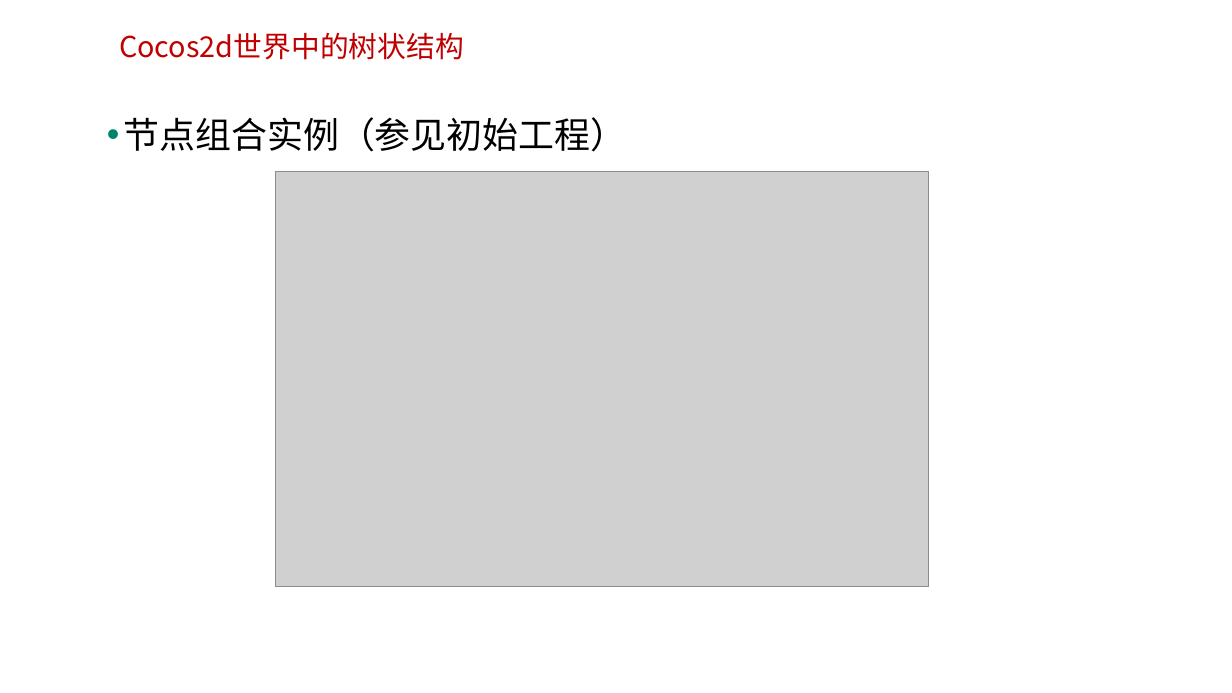
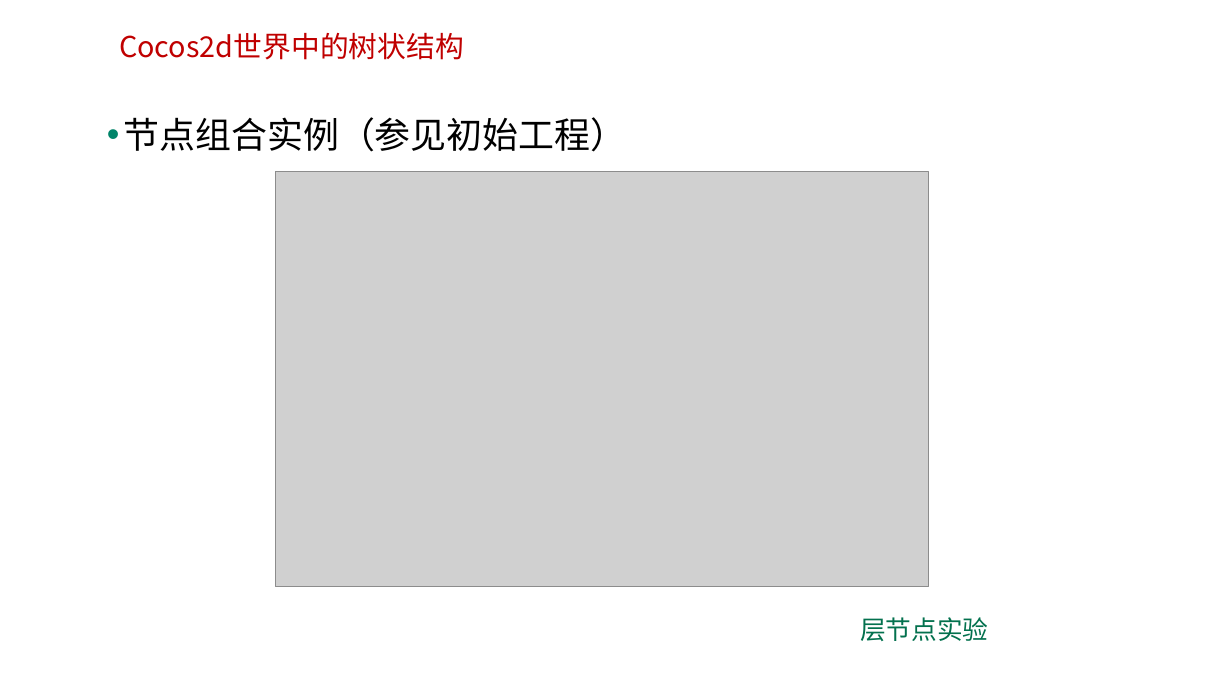
Before and after one commit to edu2act/course-H5-Animation-and-Game-Development, a slide deck: slide 19 of 课程PPT/（06）工程结构及核心概念（节点等）.ppt. Drawn at 1232x693 pixels with LibreOffice and Linux fonts; fonts in the diff are those of the drawing; grey boxes stand for pictures; background and template pictures are left out. Boxes give left, top, right and bottom in pixels: in the first picture for what was removed or moved away, otherwise in the second. Text is boxed around its words. In the diff, an @@ line names an element or a change of style, - is before the commit and + after.

```diff
--- a/课程PPT/（06）工程结构及核心概念（节点等）.ppt
+++ b/课程PPT/（06）工程结构及核心概念（节点等）.ppt
@@ text added at [860, 617, 989, 641], 20 pt, text #03714E @@
+层节点实验
```
Also in this commit, not shown: 1 other slide changed, 1 other file.
